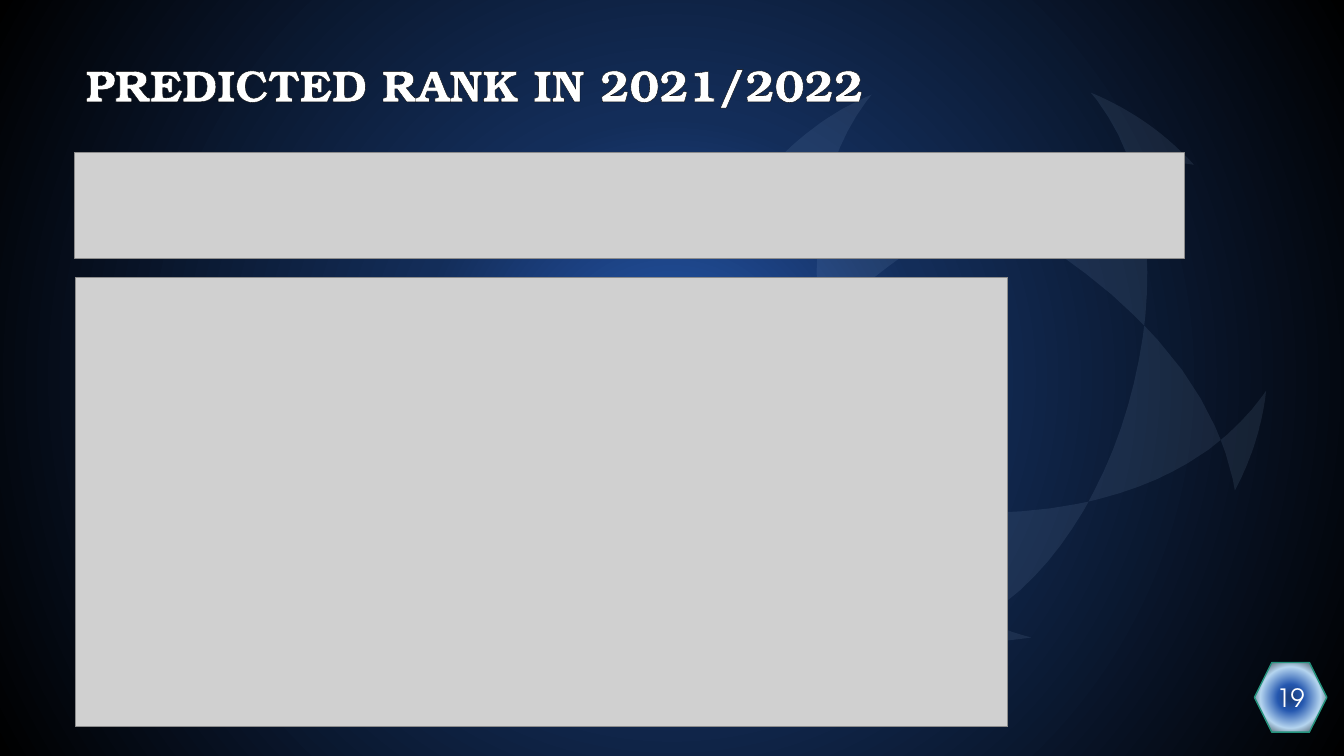
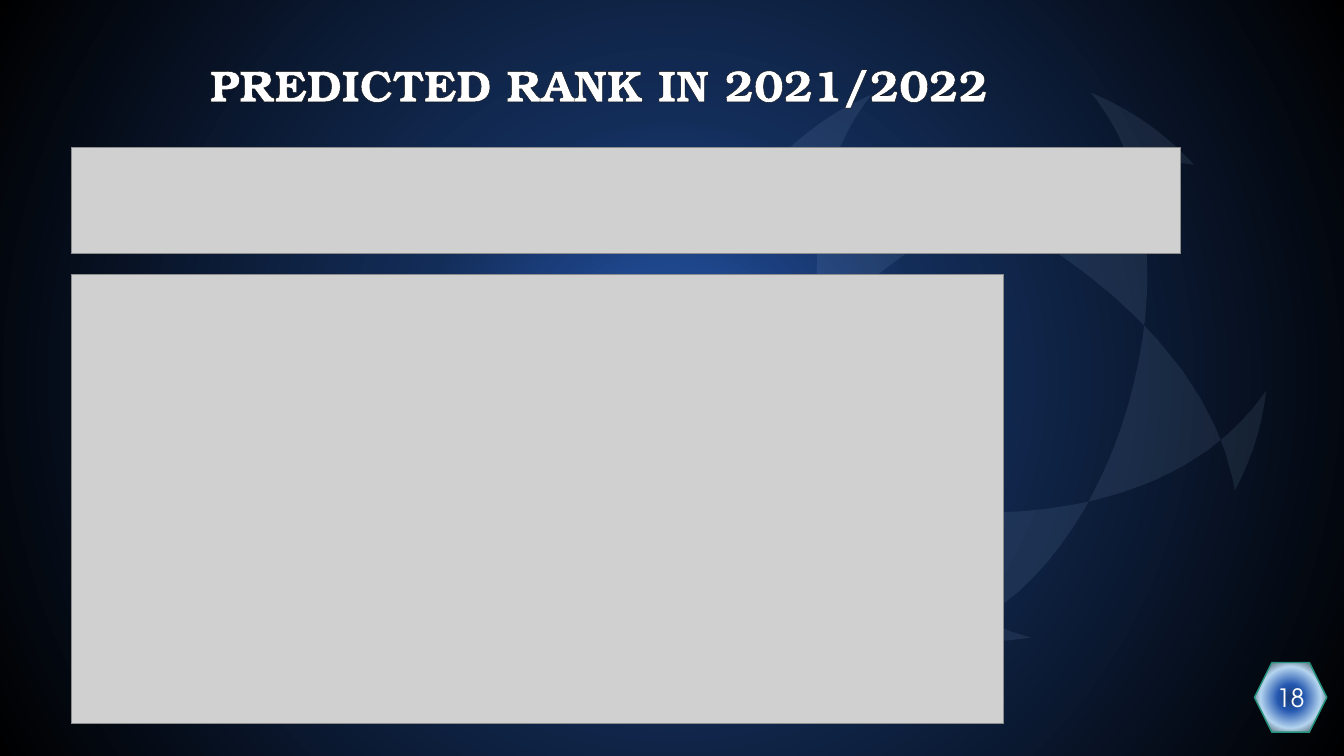
Before and after one commit to Dudi-kreis/Data-science-project, a slide deck: slide 18 of Project Presentation.pptx (slide 19 before the commit). Drawn at 1344x756 pixels with LibreOffice and Linux fonts; fonts in the diff are those of the drawing; grey boxes stand for pictures. Boxes give left, top, right and bottom in pixels: in the first picture for what was removed or moved away, otherwise in the second. Text is boxed around its words. In the diff, an @@ line names an element or a change of style, - is before the commit and + after.

```diff
--- a/Project Presentation.pptx
+++ b/Project Presentation.pptx
@@ title "PREDICTED RANK IN 2021/2022" at <box>210,70,987,108</box>: alignment left to centre @@
@@ picture: place and size @@
-picture at <box>75,152,1185,258</box>
+picture at <box>72,148,1182,254</box>
@@ picture: place and size @@
-picture at <box>76,277,1008,727</box>
+picture at <box>72,274,1004,724</box>
@@ text in hexagon at <box>1277,681,1305,719</box>: text changed @@
-19
+18
```
Also in this commit, not shown: 18 other slides changed, 3 slides added, 1 other file.
